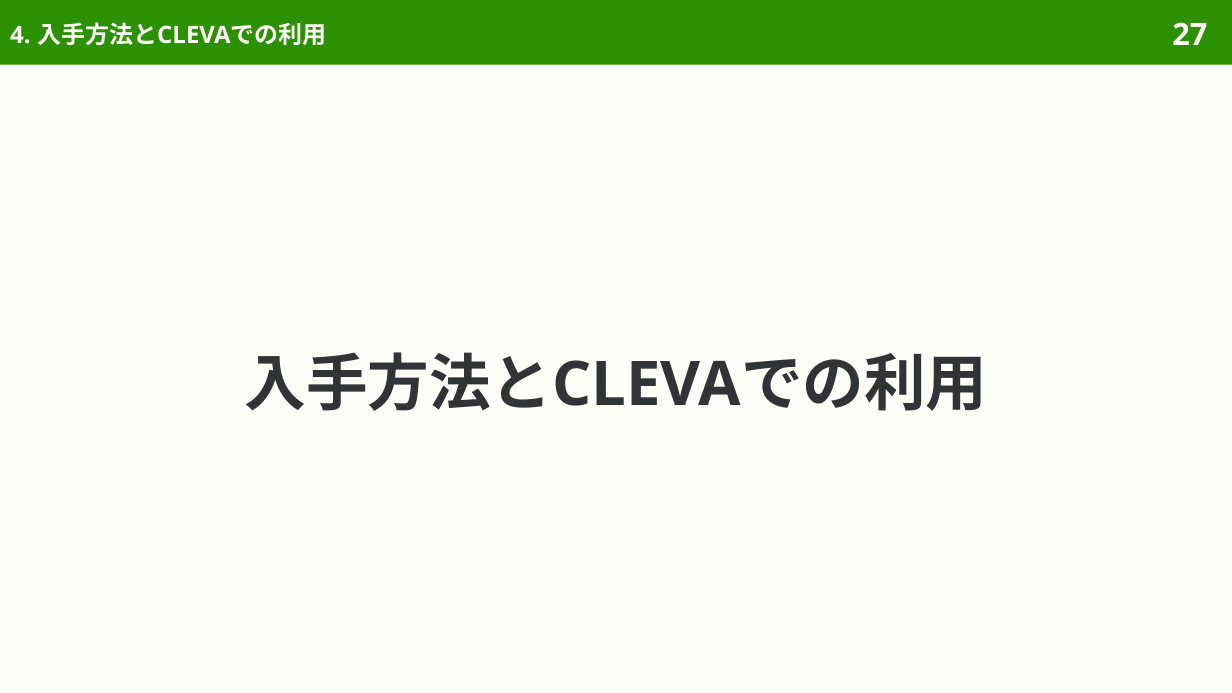
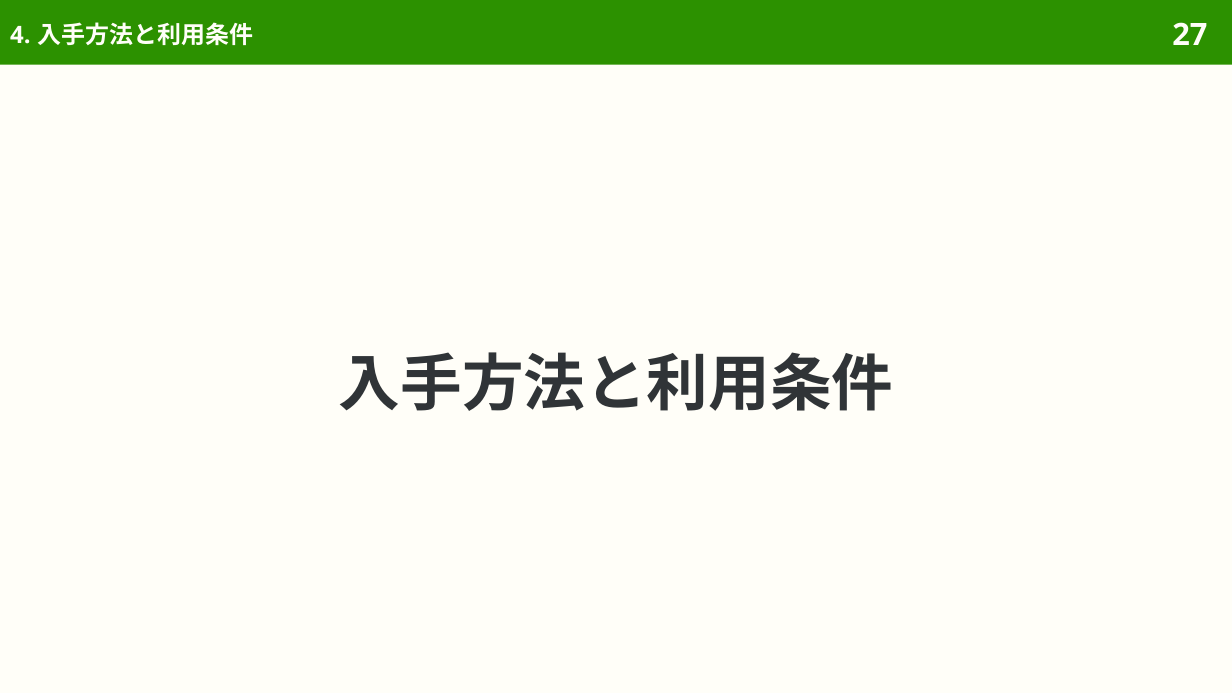
Before and after one commit to sasakiy84/datasets-in-10-minutes, a slide deck: slide 27 of slides/datasets-in-10-minutes-ocnli.pptx. Drawn at 1232x693 pixels with LibreOffice and Linux fonts; fonts in the diff are those of the drawing. Boxes give left, top, right and bottom in pixels: in the first picture for what was removed or moved away, otherwise in the second. Text is boxed around its words. In the diff, an @@ line names an element or a change of style, - is before the commit and + after.

```diff
--- a/slides/datasets-in-10-minutes-ocnli.pptx
+++ b/slides/datasets-in-10-minutes-ocnli.pptx
@@ title at [10, 22, 253, 45]: text changed @@
-4. 入手方法とCLEVAでの利用
+4. 入手方法と利用条件
@@ title at [339, 352, 893, 411]: text changed @@
-入手方法とCLEVAでの利用
+入手方法と利用条件
```
Also in this commit, not shown: 4 other slides changed, 3 slides removed, 50 other files.
